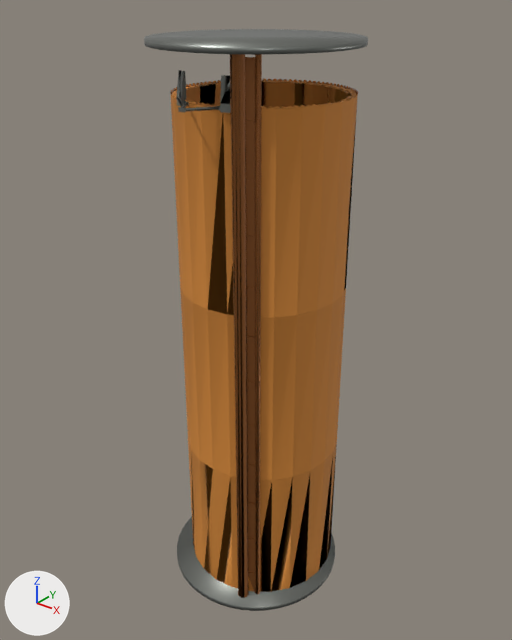
The glTF model assets/parts/authoring/shuttle-pl400-tank.glb, before and after one commit.
Camera for both pictures: a 50 mm camera at (2.58, -3.22, 2.11) aimed at (-0.03, 0.04, 0.09). Every picture has the same lights, and +X, +Y and +Z are marked at lower left. The first picture is the older version. Vertices at exactly the same position are counted once.

Names of what the first picture shows: 'shuttle-pl400-tank'.
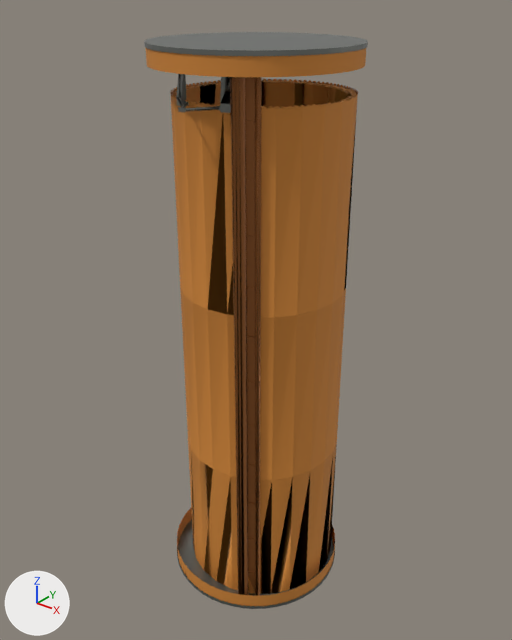
Commit message: fix: attach tank barrel closures

Where the change shows, as pixel boxes [x1, y1, x2, y2] in the pictures (512 x 640 px):
```json
{"object": "shuttle-pl400-tank", "change": "reshaped", "before": [144, 29, 368, 611], "after": [144, 32, 368, 609]}
{"part": 1, "of": "me_shuttle_pl400_tank", "change": "rebuilt", "before": [177, 517, 335, 611], "after": [177, 508, 335, 609], "on screen": "7% taller"}
{"part": 2, "of": "me_shuttle_pl400_tank", "change": "rebuilt", "before": [144, 29, 368, 55], "after": [144, 32, 368, 77], "on screen": "70% taller"}
```

Edits to the scene script, one JSON object a line:
```json
{"block": "me_shuttle_pl400_tank", "where": "# used by ob_shuttle_pl400_tank; location = (0.0, 0.0, 0.0)"}
{"op": "remove", "block": "me_shuttle_pl400_tank", "code": "me_shuttle_pl400_tank.from_pydata(...)  # 1172 vertices, 1876 faces; spans x -0.6..0.6, y -0.6..0.6, z -1.82..1.82"}
{"op": "add", "block": "me_shuttle_pl400_tank", "code": "me_shuttle_pl400_tank.from_pydata(...)  # 1366 vertices, 2172 faces; spans x -0.6..0.6, y -0.6..0.6, z -1.8..1.8"}
{"block": "me_shuttle_pl400_tank", "change": "me_shuttle_pl400_tank part 1: the loose piece of 96 vertices spanning x -0.6..0.6, y -0.6..0.6, z -1.82..-1.78 is rebuilt with 193 vertices and now spans x -0.6..0.6, y -0.6..0.6, z -1.8..-1.68"}
{"block": "me_shuttle_pl400_tank", "change": "me_shuttle_pl400_tank part 2: the loose piece of 96 vertices spanning x -0.6..0.6, y -0.6..0.6, z 1.78..1.82 is rebuilt with 193 vertices and now spans x -0.6..0.6, y -0.6..0.6, z 1.68..1.8"}
```
